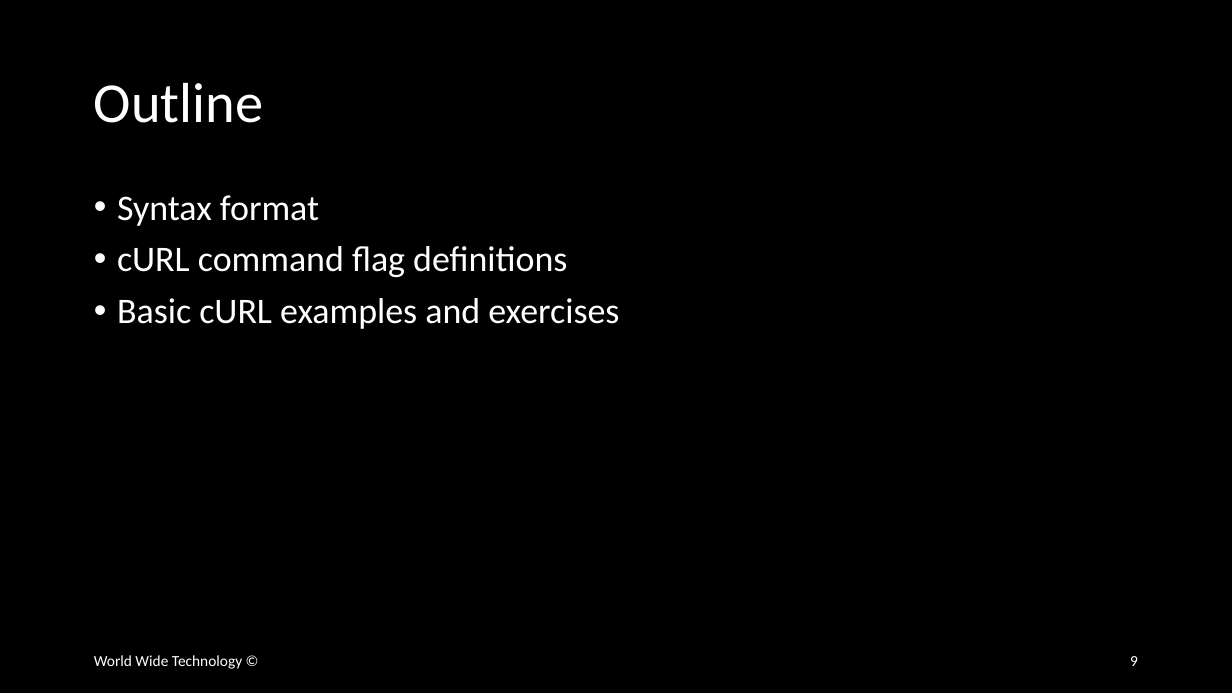
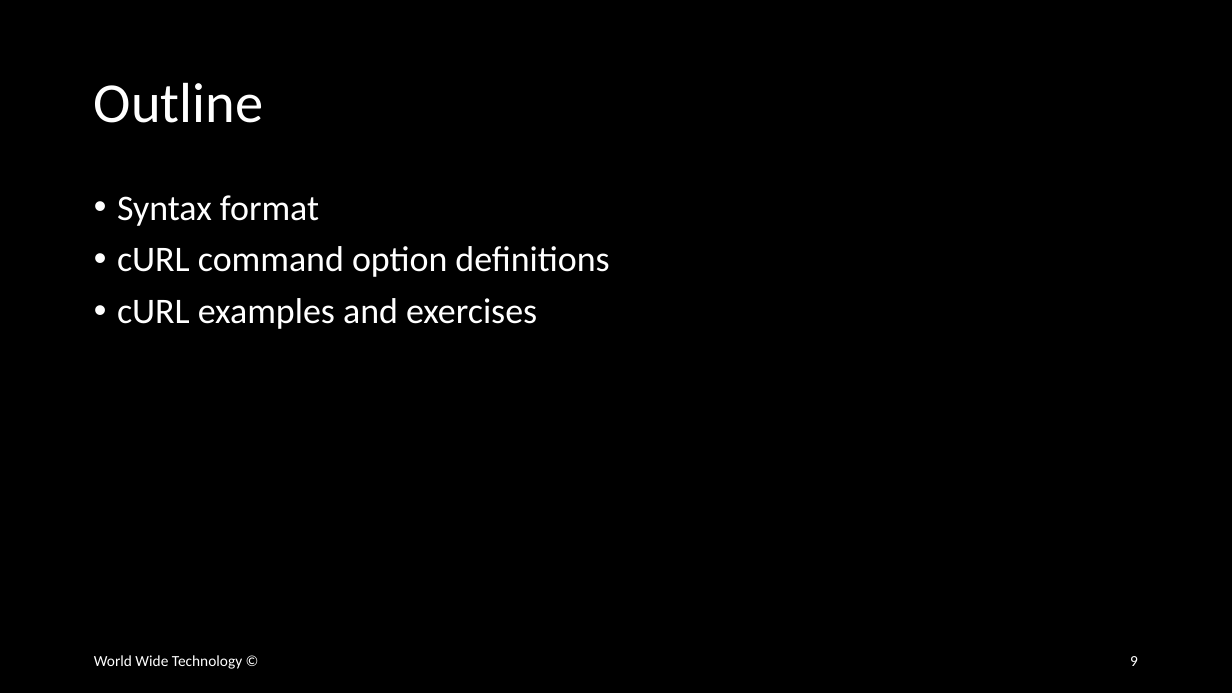
Before and after one commit to wwt/curl-requests-foundations, a slide deck: slide 9 of curl-requests-foundations.pptx. Drawn at 1232x693 pixels with LibreOffice and Linux fonts; fonts in the diff are those of the drawing. Boxes give left, top, right and bottom in pixels: in the first picture for what was removed or moved away, otherwise in the second. Text is boxed around its words. In the diff, an @@ line names an element or a change of style, - is before the commit and + after.

```diff
--- a/curl-requests-foundations.pptx
+++ b/curl-requests-foundations.pptx
@@ text at (117,246,609,329): text changed @@
-• cURL command flag definitions
-• Basic cURL examples and exercises
+• cURL command option definitions
+• cURL examples and exercises
```
Also in this commit, not shown: 2 other slides changed.
